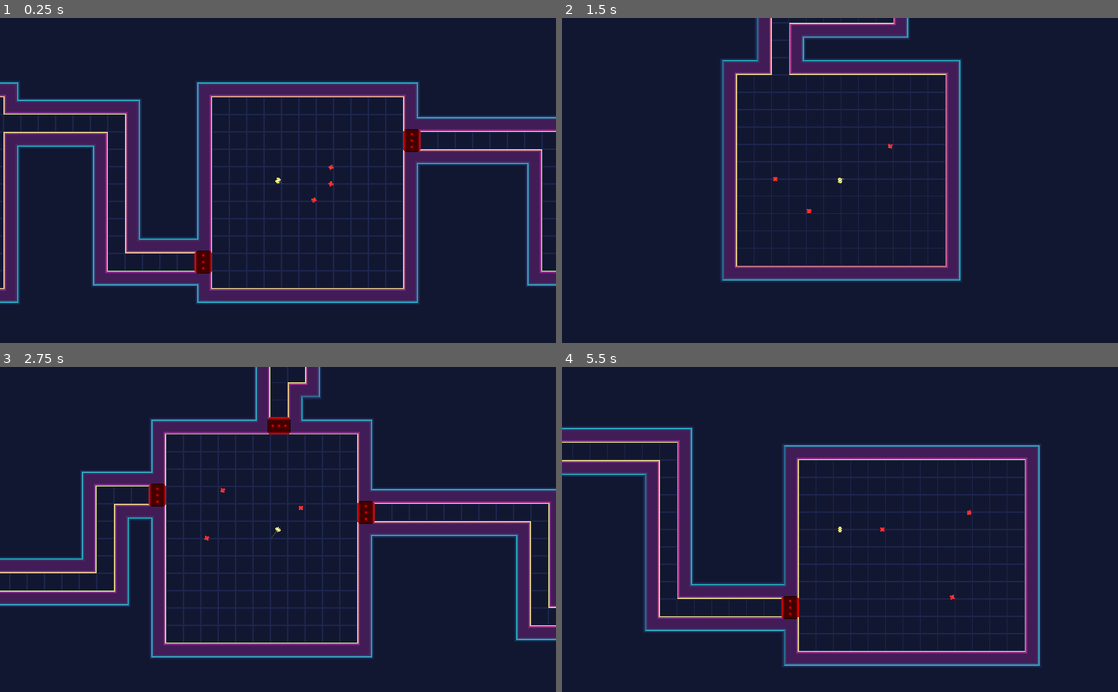
Above: before the commit, frames 1-4 (two rows, left to right).
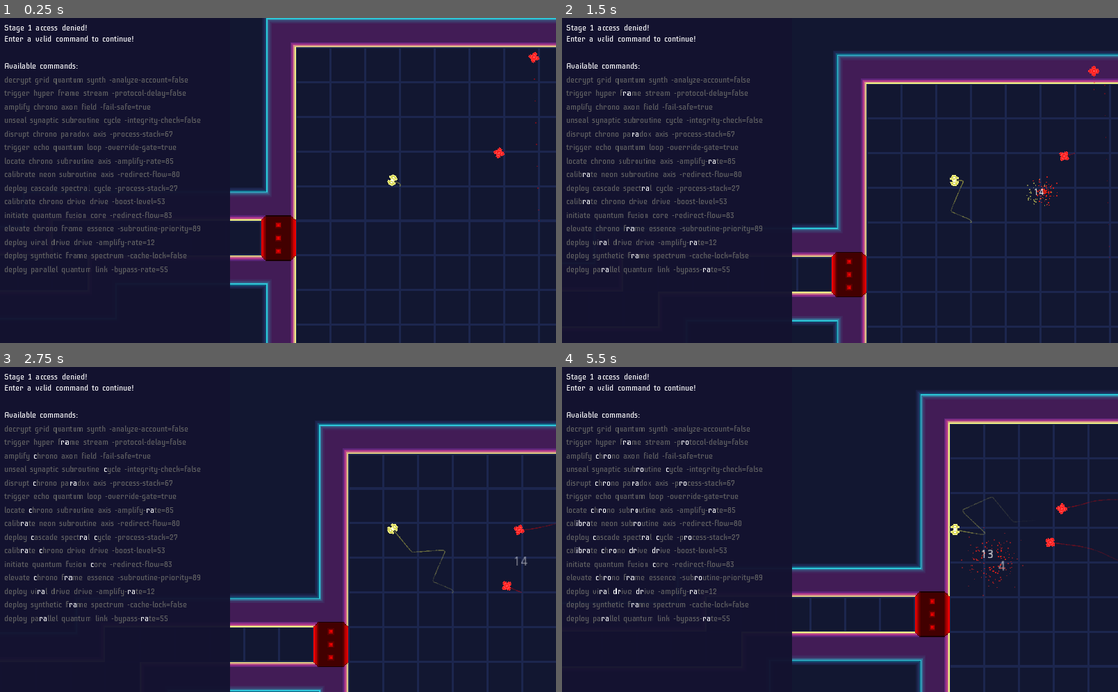
Above: after the commit, the same moments.

Repository: kosinaz/loop-breakerz
Game: Godot game, scene res://map.tscn
The game is run twice, just before and just after one commit, with the same random seed, the same clock (stepped at 60 frames per second) and the same inputs.
Inputs (mouse positions are in pixels of both pictures, inside the frame that each line leads up to):
- Up to frame 1 (0.25 s): no input
- Up to frame 2 (1.5 s): tap Enter (ui_accept) at 0.5, 0.6, 0.77, 1.07 s; move the mouse to (962, 164) at 0.52 s; move the mouse to (728, 196) at 1.27 s; tap 0 at 1.35 s
- Up to frame 3 (2.75 s): tap Enter (ui_accept) at 1.52, 1.55, 1.82, 2.1 s; move the mouse to (333, 458) at 2.02 s
- Up to frame 4 (5.5 s): move the mouse to (812, 594) at 2.77 s; tap 0 at 2.85, 4.35 s; tap Enter (ui_accept) at 3.02, 3.05, 3.32, 3.6, 3.77, 4.07, 4.52, 4.55, 4.82, 5.1 s; move the mouse to (1006, 578) at 3.52 s; move the mouse to (673, 480) at 4.27 s; move the mouse to (867, 529) at 5.02 s

The runs differ from the first frame. In frame 1, 38% of the frame differs, in the area x 0-100%, y 0-100%; in frame 2, 27%; in frame 3, 36%; in frame 4, 33%.
Error after the commit: Invalid get index 'text' (on base: 'Nil'). (res://breaker-panel.gd:70)

Commit message:
add the panel to the gameplay

Diff:
--- a/Loop Breakerz/breaker-panel.gd
+++ b/Loop Breakerz/breaker-panel.gd
@@ -1,4 +1,4 @@
-extends Control
+extends CanvasLayer
 
 var commands = [
 	["deploy", "amplify", "calibrate", "realign", "transfer", "activate", "trigger", "initiate", "unseal", "locate", "engage", "elevate", "decrypt", "access", "disrupt", "crack", "unlock", "trigger"],
--- a/Loop Breakerz/breaker-panel.tscn
+++ b/Loop Breakerz/breaker-panel.tscn
@@ -1,7 +1,10 @@
-[gd_scene load_steps=5 format=2]
+[gd_scene load_steps=6 format=2]
 
 [ext_resource path="res://breaker-panel.gd" type="Script" id=1]
 [ext_resource path="res://Iceberg-Regular.ttf" type="DynamicFontData" id=2]
+
+[sub_resource type="StyleBoxFlat" id=3]
+bg_color = Color( 0.0745098, 0.0705882, 0.184314, 1 )
 
 [sub_resource type="DynamicFont" id=1]
 extra_spacing_space = 4
@@ -11,14 +14,14 @@
 extra_spacing_space = 4
 font_data = ExtResource( 2 )
 
-[node name="BreakerPanel" type="Control"]
-anchor_right = 1.0
-anchor_bottom = 1.0
+[node name="BreakerPanel" type="CanvasLayer"]
 script = ExtResource( 1 )
 
 [node name="Panel" type="Panel" parent="."]
+modulate = Color( 1, 1, 1, 0.964706 )
 anchor_bottom = 1.0
 margin_right = 424.0
+custom_styles/panel = SubResource( 3 )
 
 [node name="VBoxContainer" type="VBoxContainer" parent="Panel"]
 margin_left = 8.0
--- a/Loop Breakerz/looper.tscn
+++ b/Loop Breakerz/looper.tscn
@@ -15,9 +15,6 @@
 collision_mask = 4
 script = ExtResource( 2 )
 projectile_scene = ExtResource( 3 )
-
-[node name="Camera2D" type="Camera2D" parent="."]
-current = true
 
 [node name="CollisionShape2D" type="CollisionShape2D" parent="."]
 shape = SubResource( 1 )
--- a/Loop Breakerz/map.gd
+++ b/Loop Breakerz/map.gd
@@ -24,9 +24,7 @@
 		add_enemy(incrementer_scene)
 
 func _process(_delta):
-	if Input.is_action_just_released("ui_accept"):
-		# warning-ignore:return_value_discarded
-		get_tree().reload_current_scene()
+	$Camera2D.position = player.position + Vector2(-106, 0)
 
 func generate_room(zone_position: Vector2):
 	# Randomly offset the room_position
--- a/Loop Breakerz/map.tscn
+++ b/Loop Breakerz/map.tscn
@@ -1,7 +1,8 @@
-[gd_scene load_steps=19 format=2]
+[gd_scene load_steps=20 format=2]
 
 [ext_resource path="res://assets/tileset.png" type="Texture" id=1]
 [ext_resource path="res://looper.tscn" type="PackedScene" id=2]
+[ext_resource path="res://breaker-panel.tscn" type="PackedScene" id=3]
 [ext_resource path="res://map.gd" type="Script" id=4]
 
 [sub_resource type="ConvexPolygonShape2D" id=2]
@@ -169,7 +170,14 @@
 [node name="Looper" parent="." instance=ExtResource( 2 )]
 position = Vector2( 256, 256 )
 
+[node name="Camera2D" type="Camera2D" parent="."]
+position = Vector2( 212, 0 )
+current = true
+zoom = Vector2( 0.5, 0.5 )
+
 [node name="Timer" type="Timer" parent="."]
 autostart = true
 
+[node name="BreakerPanel" parent="." instance=ExtResource( 3 )]
+
 [connection signal="timeout" from="Timer" to="." method="_on_timer_timeout"]
--- a/Loop Breakerz/project.godot
+++ b/Loop Breakerz/project.godot
@@ -17,7 +17,7 @@
 [display]
 
 window/stretch/mode="2d"
-window/stretch/aspect="keep"
+window/stretch/aspect="keep_height"
 
 [gui]
 
